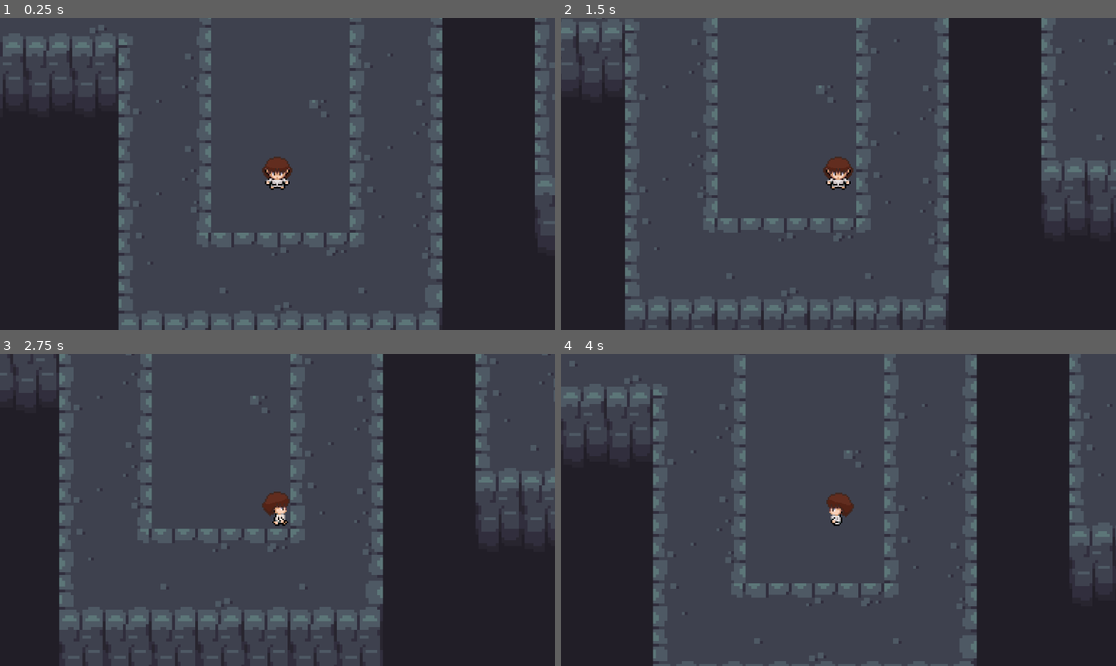
Above: before the commit, frames 1-4 (two rows, left to right).
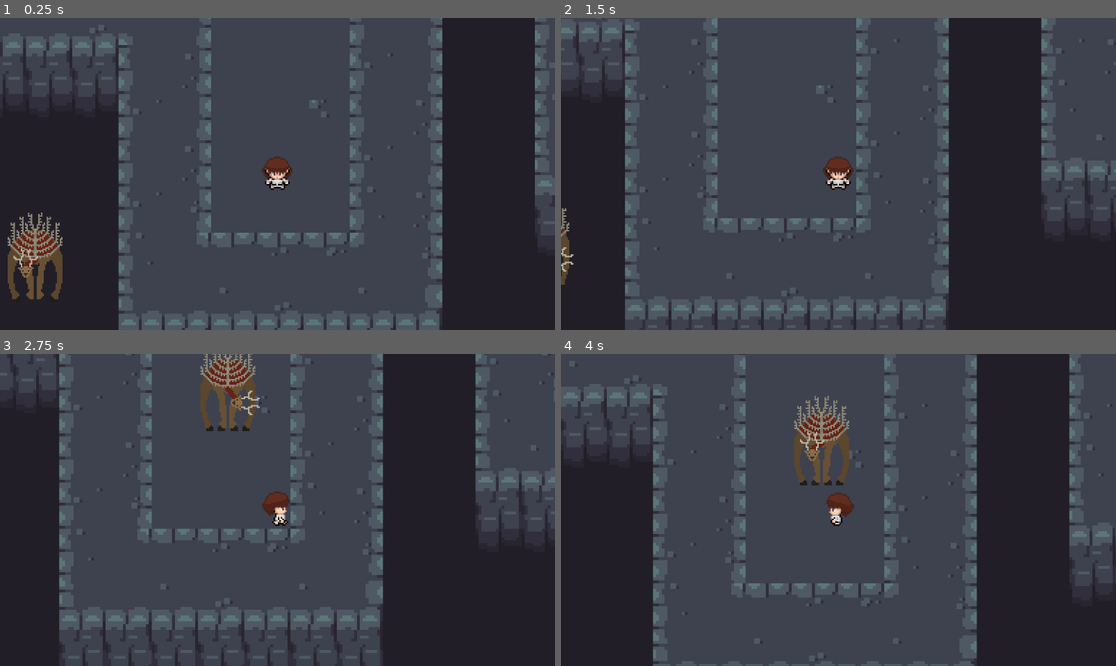
Above: after the commit, the same moments.

Repository: wtrmlnrch/Senior-Project-Game
Game: Godot game, scene res://AI_Stuff/Scenes/Maps/cave_scene.tscn
The game is run twice, just before and just after one commit, with the same random seed, the same clock (stepped at 60 frames per second) and the same inputs. This scene is started directly instead of the project's main scene.
Inputs:
- Up to frame 1 (0.25 s): no input
- Up to frame 2 (1.5 s): hold D (right) 0.53-1.28 s; tap E (Interact) at 0.6, 1.35 s; hold S (down) from 1.28 s (still down)
- Up to frame 3 (2.75 s): release S (down) at 2.03 s; hold D (right) from 2.03 s (still down); tap E (Interact) at 2.1 s
- Up to frame 4 (4 s): release D (right) at 2.78 s; hold W (up) 2.78-3.53 s; tap E (Interact) at 2.85, 3.6 s; hold A (left) from 3.53 s (still down)

The runs differ from the first frame. In frame 1, 1.7% of the frame differs, in the area x 1-12%, y 62-91%; in frame 2, 0.3%; in frame 3, 1.6%; in frame 4, 1.7%, in the area x 42-52%, y 13-43%.

Commit message:
added the deer enemy with minimal gameplay stuff

Diff:
--- /dev/null
+++ b/AI_Stuff/Scenes/Enemies/evil_deer.gd
@@ -0,0 +1,37 @@
+extends Node2D
+
+var teleportation_points : Array
+
+var teleportation_cooldown : float = 2.0
+var teleportation_time : float = 0.0
+
+var just_tpd : bool = false
+
+signal haunting_cry
+
+func _ready():
+	$Body/AnimationPlayer.play("head moving")
+
+	for p in $"Teleportation Points".get_children():
+		teleportation_points.append(p.global_position)
+
+func teleportation():
+	var point : Vector2
+	point = teleportation_points.pick_random()
+
+	$Body.global_position = point
+	just_tpd = true
+
+func _process(delta):
+	if just_tpd:
+		teleportation_time = teleportation_cooldown
+
+	if teleportation_time > 0:
+		teleportation_time -= delta
+		just_tpd = false
+	else:
+		teleportation()
+
+
+func _on_area_2d_body_entered(body):
+	emit_signal("haunting_cry")
--- a/AI_Stuff/Scenes/Enemies/evil_deer.tscn
+++ b/AI_Stuff/Scenes/Enemies/evil_deer.tscn
@@ -1,12 +1,89 @@
-[gd_scene load_steps=2 format=3 uid="uid://dnekeiuqiqtuc"]
+[gd_scene load_steps=7 format=3 uid="uid://dnekeiuqiqtuc"]
 
 [ext_resource type="Texture2D" uid="uid://b1ue1rq4jgj2" path="res://AI_Stuff/Assets/Enemy Sprites/deerSprites.png" id="1_jjqo7"]
+[ext_resource type="Script" uid="uid://cunx6fipd2mls" path="res://AI_Stuff/Scenes/Enemies/evil_deer.gd" id="1_pqx6f"]
+
+[sub_resource type="Animation" id="Animation_jjqo7"]
+resource_name = "head moving"
+loop_mode = 2
+tracks/0/type = "value"
+tracks/0/imported = false
+tracks/0/enabled = true
+tracks/0/path = NodePath("Sprite:frame")
+tracks/0/interp = 1
+tracks/0/loop_wrap = true
+tracks/0/keys = {
+"times": PackedFloat32Array(0.1, 0.3, 0.5, 0.7, 0.9),
+"transitions": PackedFloat32Array(1, 1, 1, 1, 1),
+"update": 1,
+"values": [0, 1, 3, 4, 2]
+}
+
+[sub_resource type="Animation" id="Animation_pqx6f"]
+length = 0.001
+tracks/0/type = "value"
+tracks/0/imported = false
+tracks/0/enabled = true
+tracks/0/path = NodePath("Sprite:frame")
+tracks/0/interp = 1
+tracks/0/loop_wrap = true
+tracks/0/keys = {
+"times": PackedFloat32Array(0),
+"transitions": PackedFloat32Array(1),
+"update": 1,
+"values": [0]
+}
+
+[sub_resource type="AnimationLibrary" id="AnimationLibrary_lw4tm"]
+_data = {
+&"RESET": SubResource("Animation_pqx6f"),
+&"head moving": SubResource("Animation_jjqo7")
+}
+
+[sub_resource type="CircleShape2D" id="CircleShape2D_pqx6f"]
+radius = 187.017
 
 [node name="EvilDeer" type="Node2D"]
+script = ExtResource("1_pqx6f")
 
-[node name="Sprite" type="Node2D" parent="."]
+[node name="Body" type="Node2D" parent="."]
+scale = Vector2(2, 2)
 
-[node name="Body" type="Sprite2D" parent="Sprite"]
+[node name="Sprite" type="Sprite2D" parent="Body"]
+position = Vector2(0, -32)
 texture = ExtResource("1_jjqo7")
 hframes = 3
 vframes = 2
+
+[node name="AnimationPlayer" type="AnimationPlayer" parent="Body"]
+libraries = {
+&"": SubResource("AnimationLibrary_lw4tm")
+}
+
+[node name="Area2D" type="Area2D" parent="Body"]
+collision_layer = 2
+
+[node name="CollisionShape2D" type="CollisionShape2D" parent="Body/Area2D"]
+shape = SubResource("CircleShape2D_pqx6f")
+
+[node name="Teleportation Points" type="Node2D" parent="."]
+
+[node name="Point0" type="Node2D" parent="Teleportation Points"]
+
+[node name="Point1" type="Node2D" parent="Teleportation Points"]
+position = Vector2(271, 261)
+
+[node name="Point2" type="Node2D" parent="Teleportation Points"]
+position = Vector2(-19, -396)
+
+[node name="Point3" type="Node2D" parent="Teleportation Points"]
+position = Vector2(-667, -283)
+
+[node name="Point4" type="Node2D" parent="Teleportation Points"]
+position = Vector2(356, -233)
+
+[node name="Point5" type="Node2D" parent="Teleportation Points"]
+position = Vector2(-349, 231)
+
+[connection signal="body_entered" from="Body/Area2D" to="." method="_on_area_2d_body_entered"]
+[connection signal="body_exited" from="Body/Area2D" to="." method="_on_area_2d_body_exited"]
--- a/AI_Stuff/Scenes/Enemies/evil_wolf_manager.gd
+++ b/AI_Stuff/Scenes/Enemies/evil_wolf_manager.gd
@@ -10,12 +10,11 @@
 
 var random_point : Vector2
 
-
 func _ready() -> void:
 	wolves = $Wolves.get_children()
-
 	initialize_roam()
 
+# continuely lets the wolves roam
 func _process(_delta):
 	for wolf in wolves:
 		if !wolf.is_moving_on_path:
@@ -31,6 +30,7 @@
 	astargrid_roam.default_compute_heuristic = AStarGrid2D.HEURISTIC_MANHATTAN
 	astargrid_roam.update()
 
+	# removes empty spaces from traversal
 	for x in range(used_rect.position.x, used_rect.end.x):
 		for y in range(used_rect.position.y, used_rect.end.y):
 			var cell_coords = Vector2i(x, y)
@@ -41,6 +41,7 @@
 				astargrid_roam.set_point_solid(cell_coords, false)
 
 
+# calculates the roaming path using the built in A* grid
 func recalculate_roam(enemy_initial_pos) -> PackedVector2Array:
 	var path = []
 	var floor_tiles = regular_tilemap_layer.get_used_cells()
@@ -56,6 +57,7 @@
 
 	return path
 
+
 # makes the wolf move using a calculated path
 func wolf_move(wolf):
 	wolf.set_path(recalculate_roam(wolf.global_position))
--- a/AI_Stuff/Scenes/Maps/cave_scene.tscn
+++ b/AI_Stuff/Scenes/Maps/cave_scene.tscn
@@ -1,7 +1,8 @@
-[gd_scene load_steps=3 format=3 uid="uid://dc13vnjyh440w"]
+[gd_scene load_steps=4 format=3 uid="uid://dc13vnjyh440w"]
 
 [ext_resource type="PackedScene" uid="uid://bx5lc4py85ape" path="res://AI_Stuff/Scenes/Enemies/evil_wolf_manager.tscn" id="1_rh6oy"]
 [ext_resource type="PackedScene" uid="uid://dbvb0tv5xe1aq" path="res://newfolder/Scenes/CharacterSprites/MainCharacter.tscn" id="2_3yne0"]
+[ext_resource type="PackedScene" uid="uid://dnekeiuqiqtuc" path="res://AI_Stuff/Scenes/Enemies/evil_deer.tscn" id="3_niqg2"]
 
 [node name="CaveScene" type="Node2D"]
 
@@ -9,3 +10,6 @@
 
 [node name="MainCharacter" parent="." instance=ExtResource("2_3yne0")]
 position = Vector2(28, 367)
+
+[node name="EvilDeer" parent="." instance=ExtResource("3_niqg2")]
+position = Vector2(41, 313)
--- a/AI_Stuff/Scenes/TestingMaps/testing_map_1.tscn
+++ b/AI_Stuff/Scenes/TestingMaps/testing_map_1.tscn
@@ -1,9 +1,8 @@
-[gd_scene load_steps=5 format=4 uid="uid://cgdaabrg2obj4"]
+[gd_scene load_steps=4 format=4 uid="uid://cgdaabrg2obj4"]
 
 [ext_resource type="TileSet" uid="uid://cisthpvkuboug" path="res://AI_Stuff/Assets/Environment/basicEnv.tres" id="1_lnrpn"]
 [ext_resource type="PackedScene" uid="uid://dbvb0tv5xe1aq" path="res://newfolder/Scenes/CharacterSprites/MainCharacter.tscn" id="3_mdhsb"]
-[ext_resource type="PackedScene" uid="uid://dd5colxo1ug6b" path="res://AI_Stuff/Scenes/Enemies/wolf_ai.tscn" id="3_sowny"]
-[ext_resource type="PackedScene" uid="uid://b1eudu7py5fmo" path="res://AI_Stuff/Scenes/EnvironmentThings/bush.tscn" id="4_mdhsb"]
+[ext_resource type="PackedScene" uid="uid://dnekeiuqiqtuc" path="res://AI_Stuff/Scenes/Enemies/evil_deer.tscn" id="3_sowny"]
 
 [node name="TestingMap1" type="Node2D"]
 
@@ -14,18 +13,9 @@
 tile_set = ExtResource("1_lnrpn")
 rendering_quadrant_size = 32
 
-[node name="Bush" parent="." instance=ExtResource("4_mdhsb")]
-position = Vector2(8, -16)
-scale = Vector2(1.5, 1.5)
-is_tutorial = true
-
 [node name="CharacterBody2D" parent="." instance=ExtResource("3_mdhsb")]
 position = Vector2(17, 61)
 max_speed = 125
 
-[node name="wolf_ai" parent="." instance=ExtResource("3_sowny")]
-position = Vector2(137, 0)
-scale = Vector2(1, 1.01205)
-left_x = -600
-right_x = 600
-metadata/_edit_lock_ = true
+[node name="EvilDeer" parent="." instance=ExtResource("3_sowny")]
+position = Vector2(-232, -10)
Not shown, added: AI_Stuff/Scenes/Enemies/evil_deer.gd.uid
